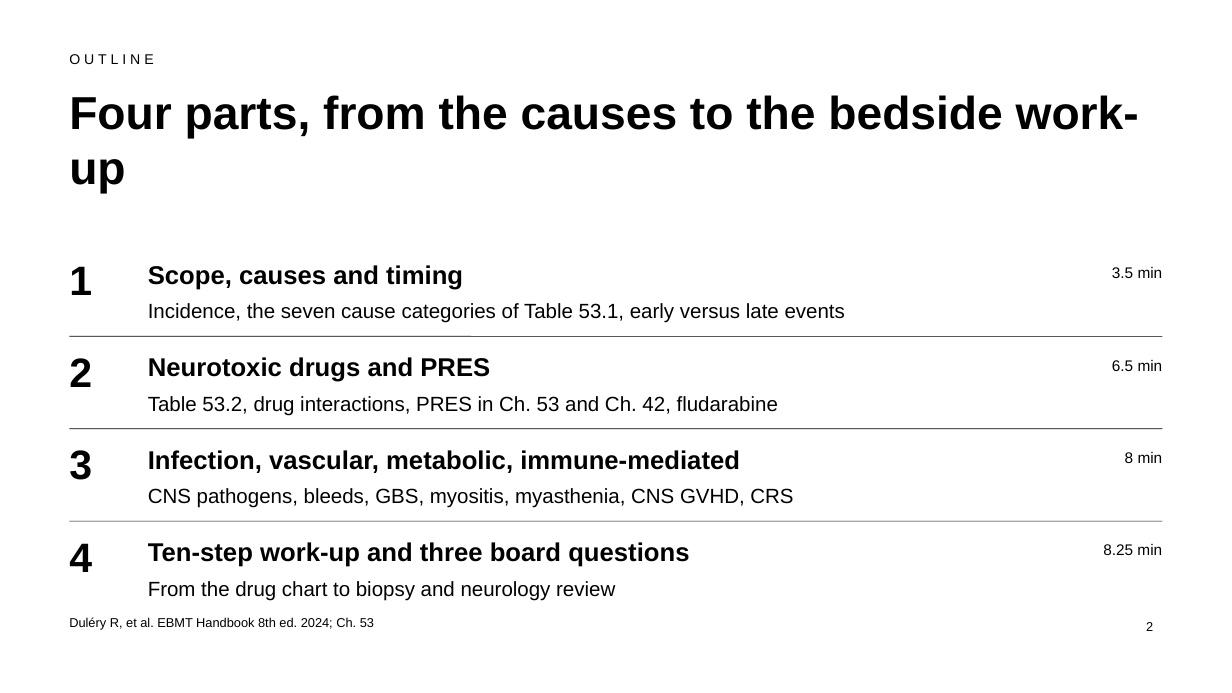
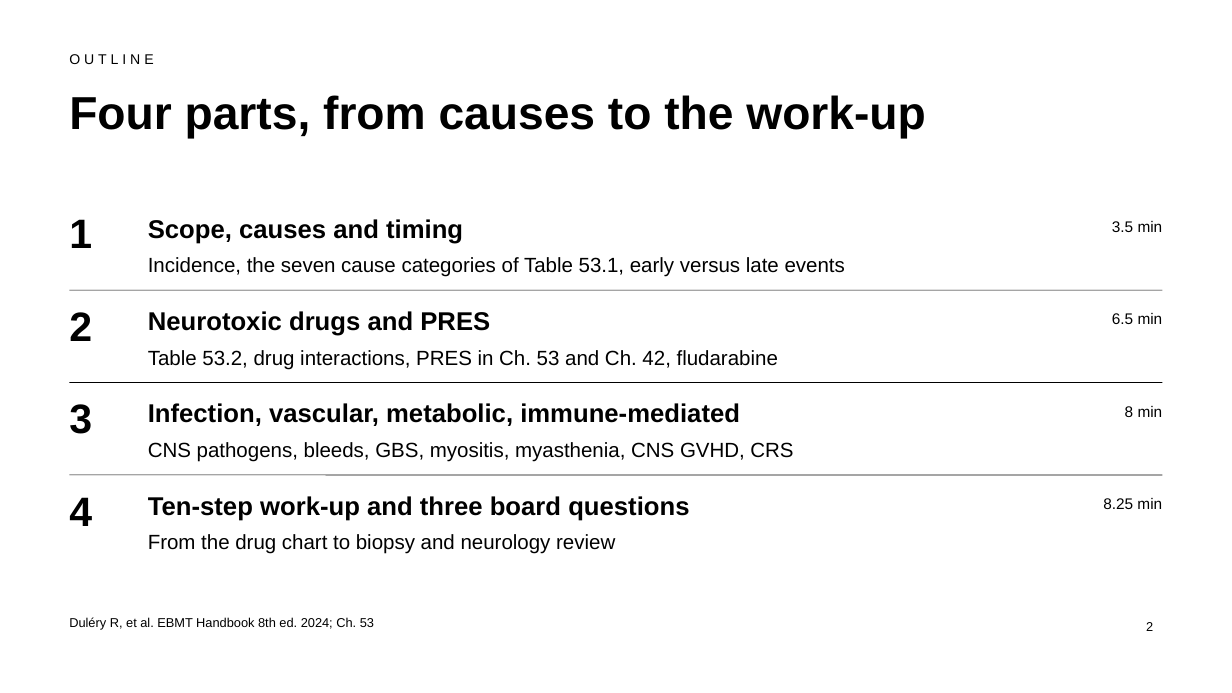
Before and after one commit to htlin222/ebmt-handbook-skill, a slide deck: slide 2 of slides/decks/s16-neurological.pptx. Drawn at 1232x693 pixels with LibreOffice and Linux fonts; fonts in the diff are those of the drawing. Boxes give left, top, right and bottom in pixels: in the first picture for what was removed or moved away, otherwise in the second. Text is boxed around its words. In the diff, an @@ line names an element or a change of style, - is before the commit and + after.

```diff
--- a/slides/decks/s16-neurological.pptx
+++ b/slides/decks/s16-neurological.pptx
@@ title at [69, 95, 925, 139]: text changed @@
-Four parts, from the causes to the bedside work-up
+Four parts, from causes to the work-up
@@ 16 texts, 3 lines: place and size @@
-16 texts, 3 lines at [69, 265, 1163, 601]
+16 texts, 3 lines at [69, 219, 1163, 554]
```
Also in this commit, not shown: 8 other slides changed, 1 slide removed, 1 other file.
